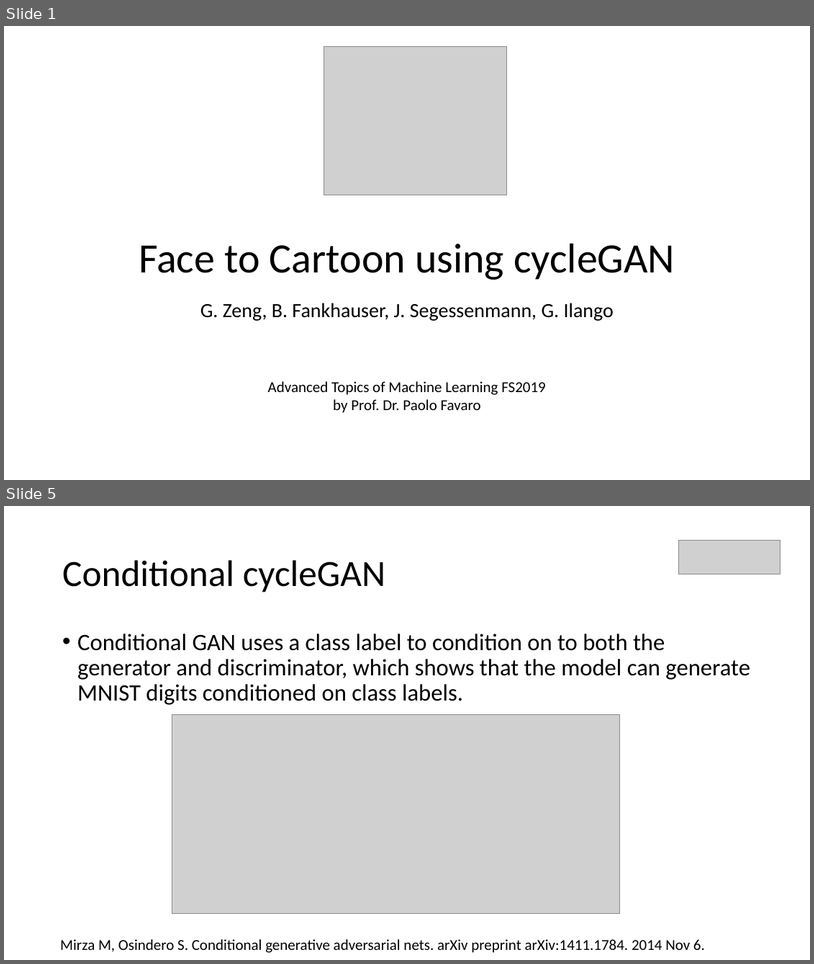
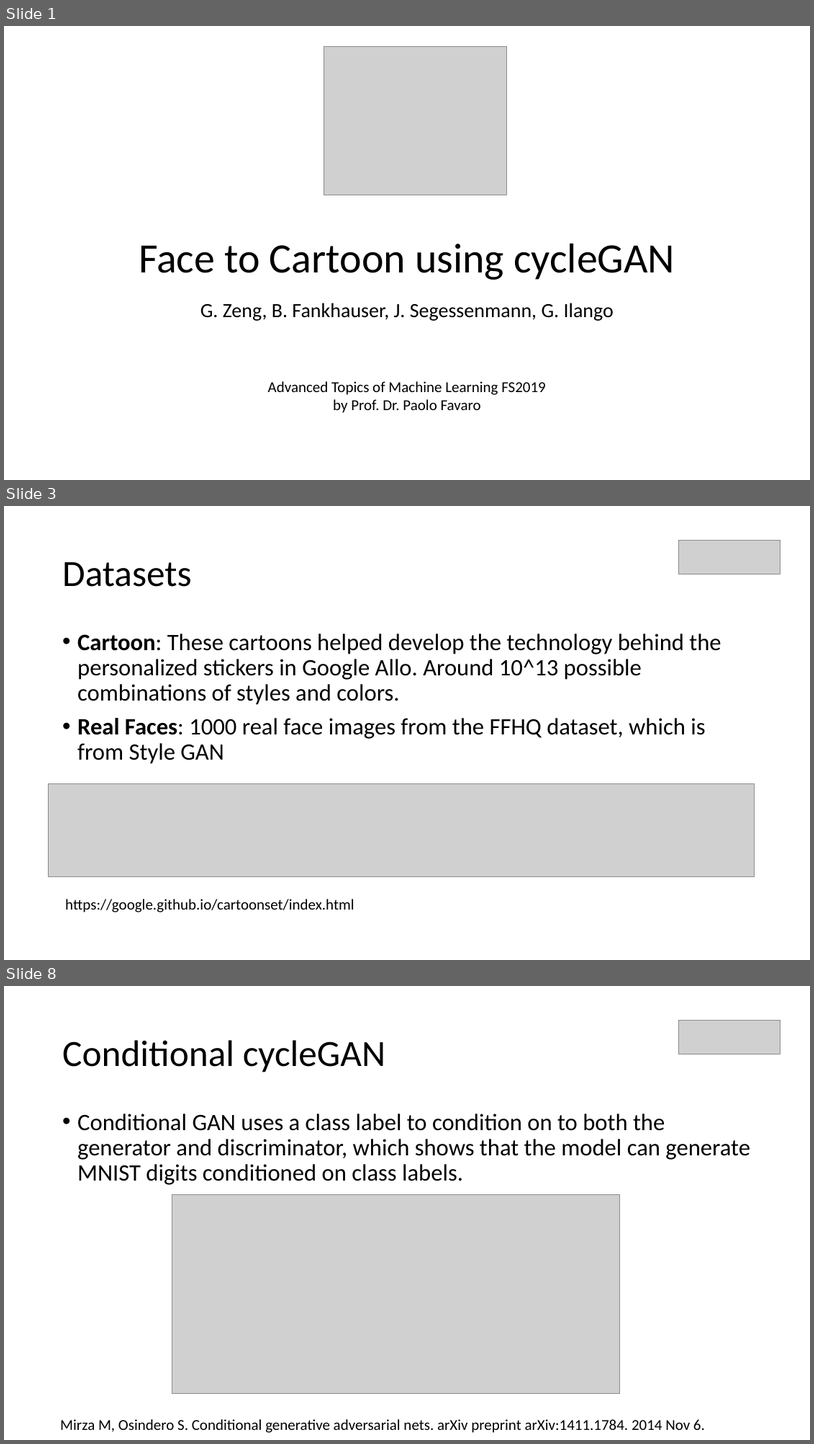
Before and after one commit to fs2019-atml/face-to-cartoon, a slide deck: Presentation_FaceToCartoon.pptx. Shown one above the other, each under a label of ours: slides 1 and 5 before the commit, slides 1, 3 and 8 after it; the slides between them are not shown. The pictures are 814x964 and 814x1444 pixels, drawn with LibreOffice and Linux fonts; fonts in the diff are those of the drawing; grey boxes stand for pictures. Boxes give left, top, right and bottom in pixels: in the first picture for what was removed or moved away, otherwise in the second. Text is boxed around its words. In the diff, an @@ line names an element or a change of style, - is before the commit and + after.

```diff
--- a/Presentation_FaceToCartoon.pptx
+++ b/Presentation_FaceToCartoon.pptx
@@ slide 3 added at [4,506,810,960], background #FFFFFF @@
@@ picture added at [679,541,781,574] @@
@@ title added at [62,562,191,587], 44 pt, text #000000 @@
+Datasets
@@ text added at [77,633,721,764], 28 pt, text #000000 @@
+• Cartoon: These cartoons helped develop the technology behind the personalized stickers in Google Allo. Around 10^13 possible combinations of styles and colors.
+• Real Faces: 1000 real face images from the FFHQ dataset, which is from Style GAN
@@ picture added at [48,784,756,876] @@
@@ text added at [65,898,354,912], 18 pt, text #000000 @@
+https://google.github.io/cartoonset/index.html
@@ what was slide 5 is now slide 8 @@
```
Also in this commit, not shown: 3 slides changed, 5 other slides added, 3 slides removed, 1 other file.
